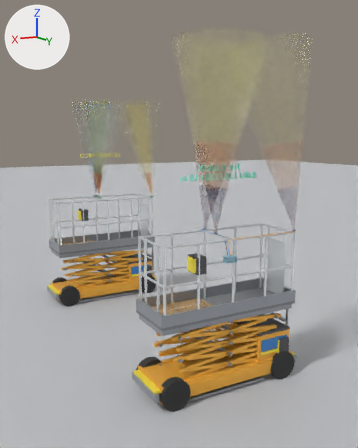
The Blender file SJIII_3226_anti_esmagamento.blend as it was, and as the next commit left it.
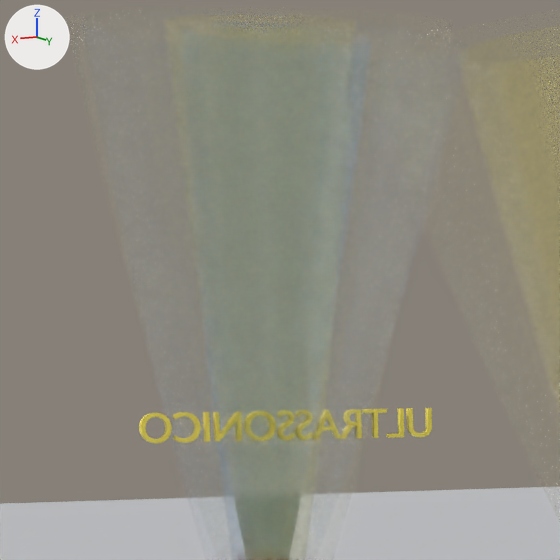
The first picture shows the older version from a camera (50 mm lens) standing at (3.68, 10.0, 3.46) and looking at (-0.44, 2.6, 1.94). The close-ups show the older and then the newer version on the part from 17% to 38% of the width and 22% to 39% of the height of that picture. Only the edits that show in the close-ups are written down. Every picture has the same lights, and +X, +Y and +Z are marked at upper left.

In view in the first close-up: 'Ground', 'Titulo_Ultrassonico', 'Volume_Envelope_Central', 'Volume_Envelope_Direito', 'Volume_Envelope_Esquerdo'.
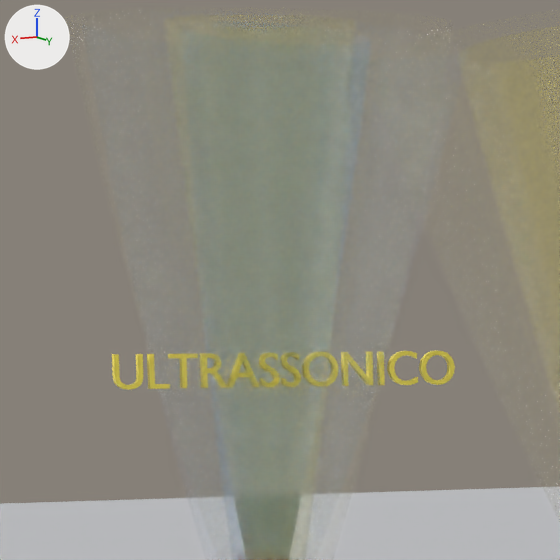
What changed in the scene script:
```text
Change txt_texto_006:
    txt_texto_006.size: 0.12 -> 0.14
Change ob_titulo_ultrassonico:
    ob_titulo_ultrassonico.location: (0.0, 0.0, 3.0) -> (0.0, 0.0, 3.15)
    ob_titulo_ultrassonico.rotation_euler: (1.571, 0.0, 0.0) -> (1.571, 0.0, 3.142)  # degrees (90, 0, 0) -> degrees (90, 0, 180)
```

Pixel boxes (x1, y1, x2, y2) of what changed, in the close-ups (560 x 560 px):
'Titulo_Ultrassonico', reshaped, moved, turned: before (139, 408, 432, 443); after (112, 350, 455, 390)
